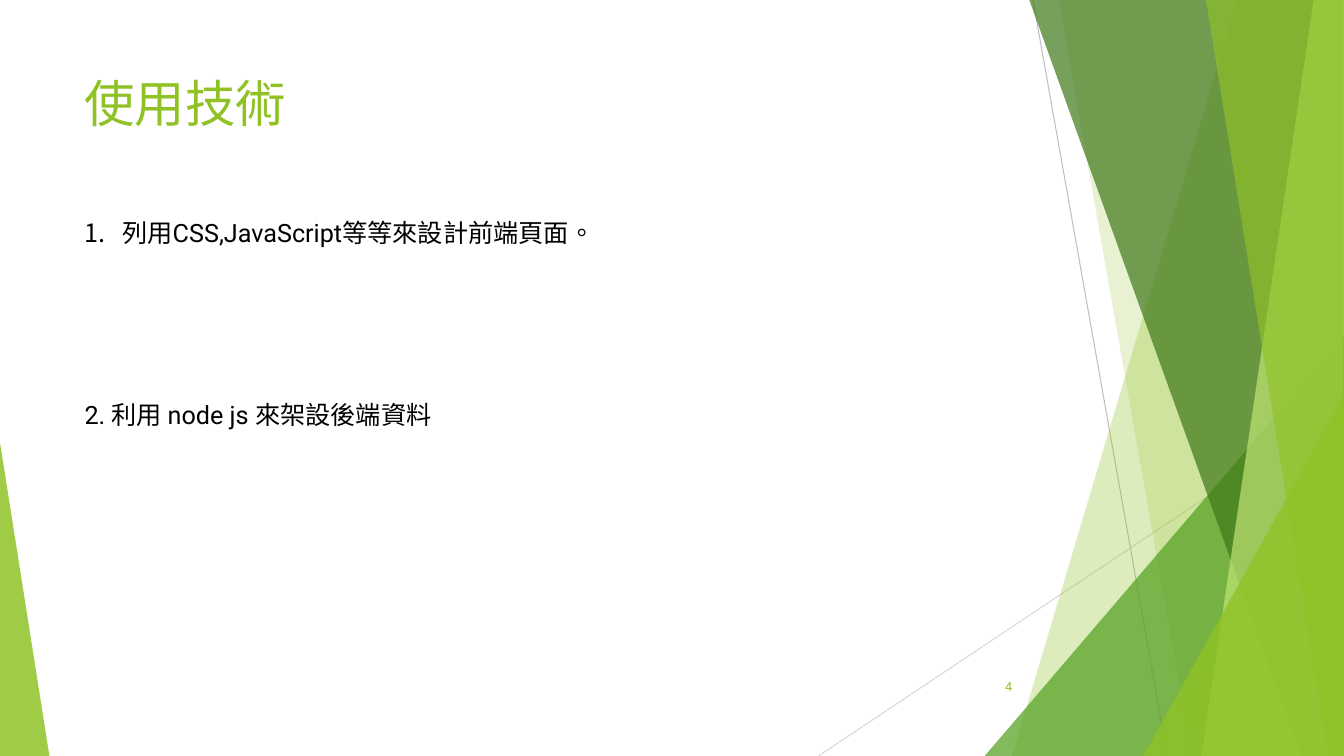
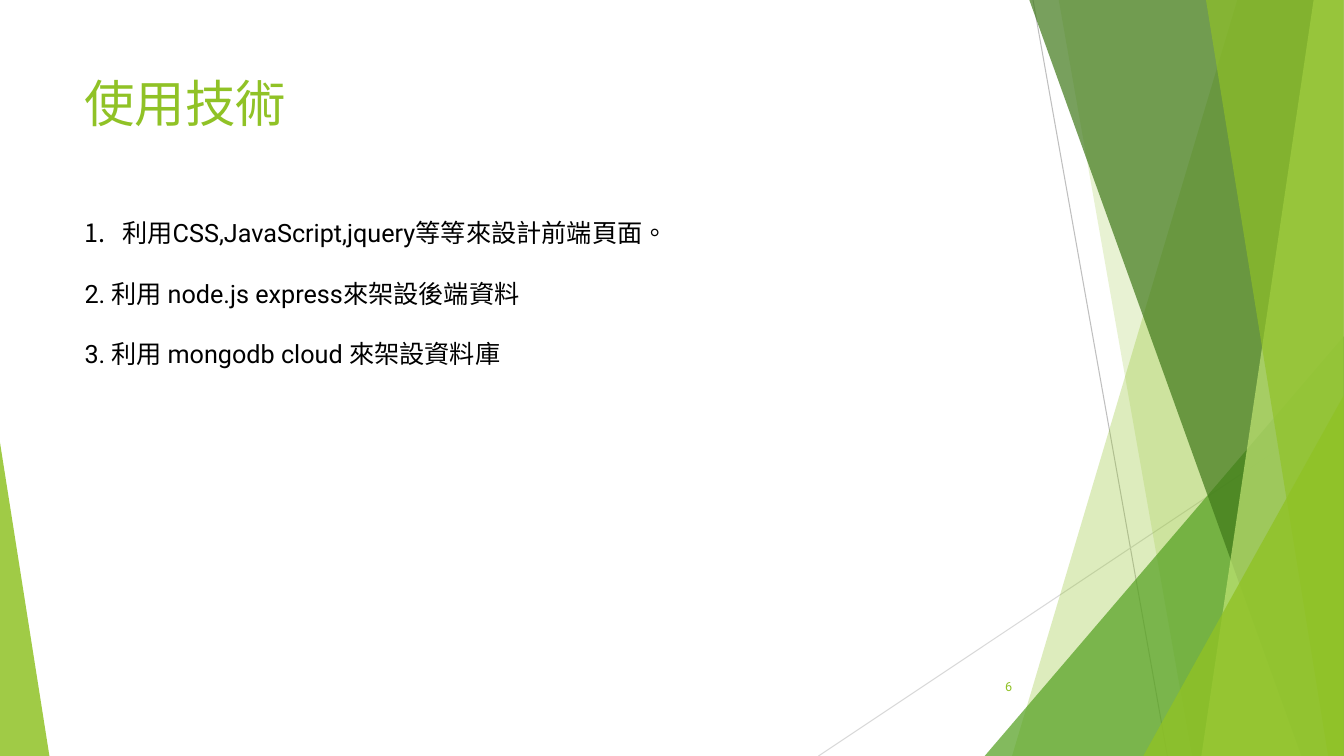
Before and after one commit to timli12/html-test, a slide deck: slide 6 of public/別擔心，我來「照」-01057102-01057123.pptx (slide 4 before the commit). Drawn at 1344x756 pixels with LibreOffice and Linux fonts; fonts in the diff are those of the drawing. Boxes give left, top, right and bottom in pixels: in the first picture for what was removed or moved away, otherwise in the second. Text is boxed around its words. In the diff, an @@ line names an element or a change of style, - is before the commit and + after.

```diff
--- a/public/別擔心，我來「照」-01057102-01057123.pptx
+++ b/public/別擔心，我來「照」-01057102-01057123.pptx
@@ text at [85, 220, 667, 369]: text changed @@
-1. 列用CSS,JavaScript等等來設計前端頁面。
-2. 利用 node js 來架設後端資料
+1. 利用CSS,JavaScript,jquery等等來設計前端頁面。
+2. 利用 node.js express來架設後端資料
+3. 利用 mongodb cloud 來架設資料庫
@@ page number at [1005, 682, 1012, 691]: text changed @@
-4
+6
```
Also in this commit, not shown: 2 other slides changed, 2 slides added, 1 other file.
